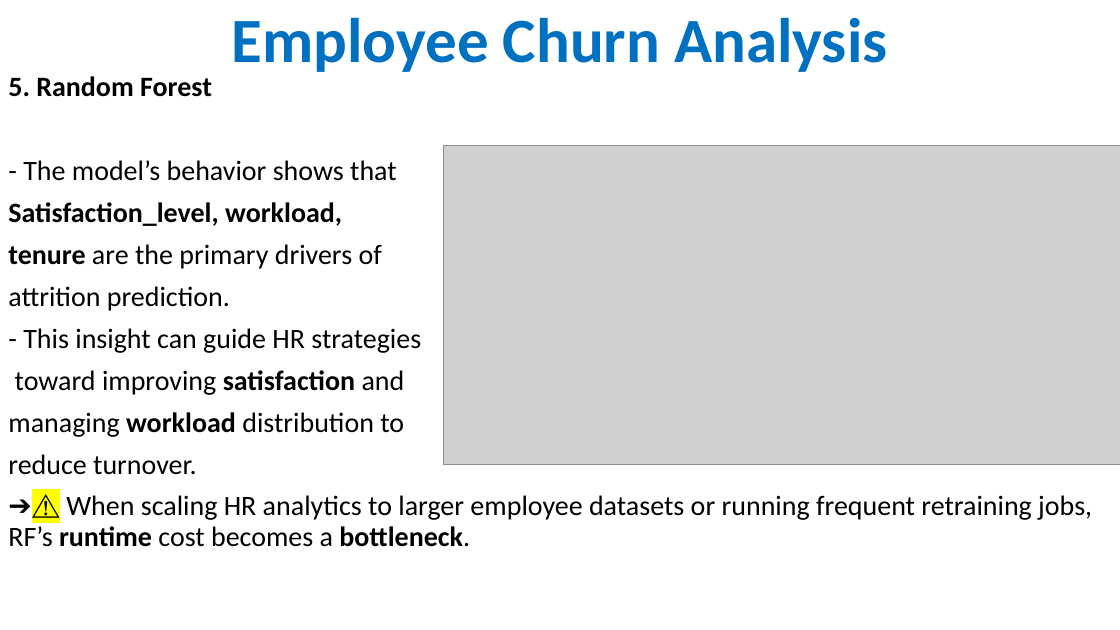
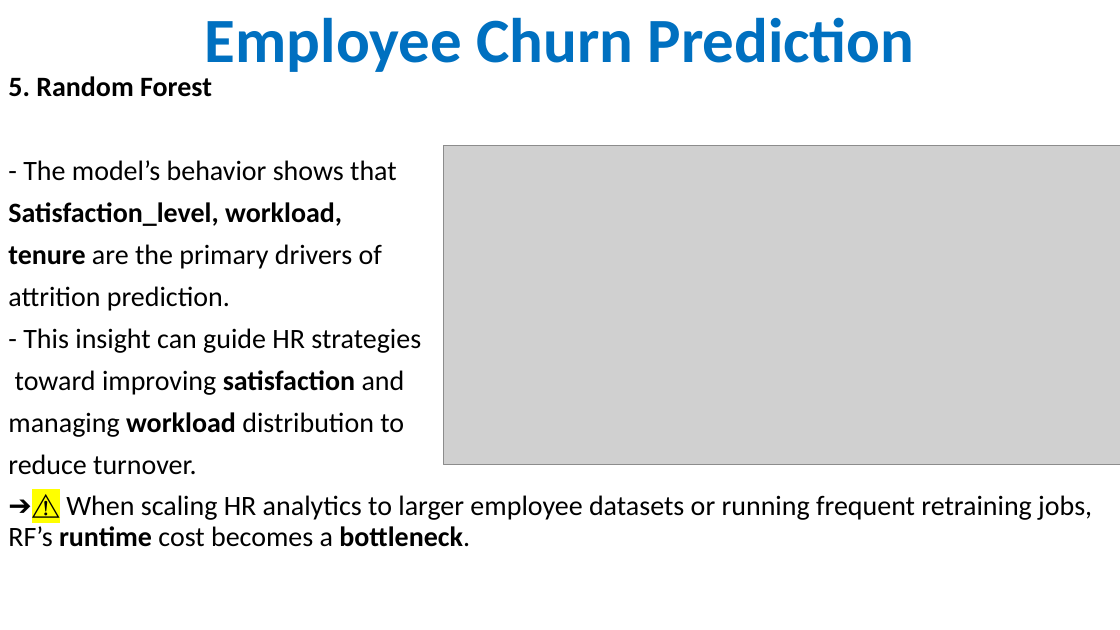
Before and after one commit to nhthien306AuT/SalifortMotors, a slide deck: slide 8 of final_report/report_DS.pptx. Drawn at 1120x630 pixels with LibreOffice and Linux fonts; fonts in the diff are those of the drawing; grey boxes stand for pictures. Boxes give left, top, right and bottom in pixels: in the first picture for what was removed or moved away, otherwise in the second. Text is boxed around its words. In the diff, an @@ line names an element or a change of style, - is before the commit and + after.

```diff
--- a/final_report/report_DS.pptx
+++ b/final_report/report_DS.pptx
@@ title at (205, 17, 915, 72): text changed @@
-Employee Churn Analysis
+Employee Churn Prediction
```
Also in this commit, not shown: 12 other slides changed.
